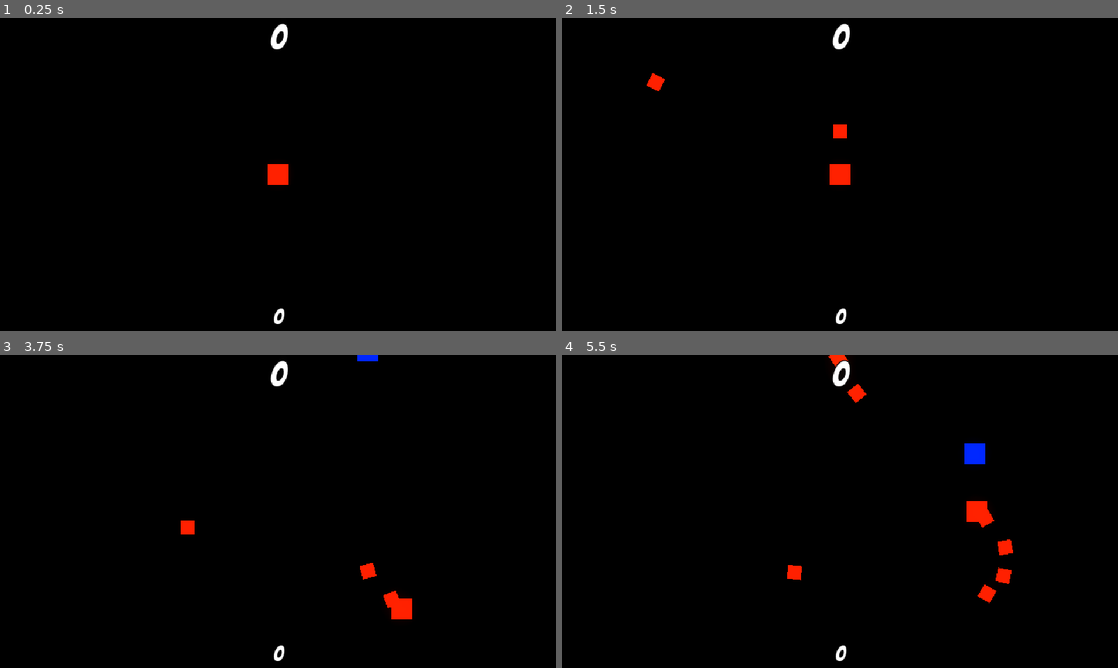
Above: before the commit, frames 1-4 (two rows, left to right).
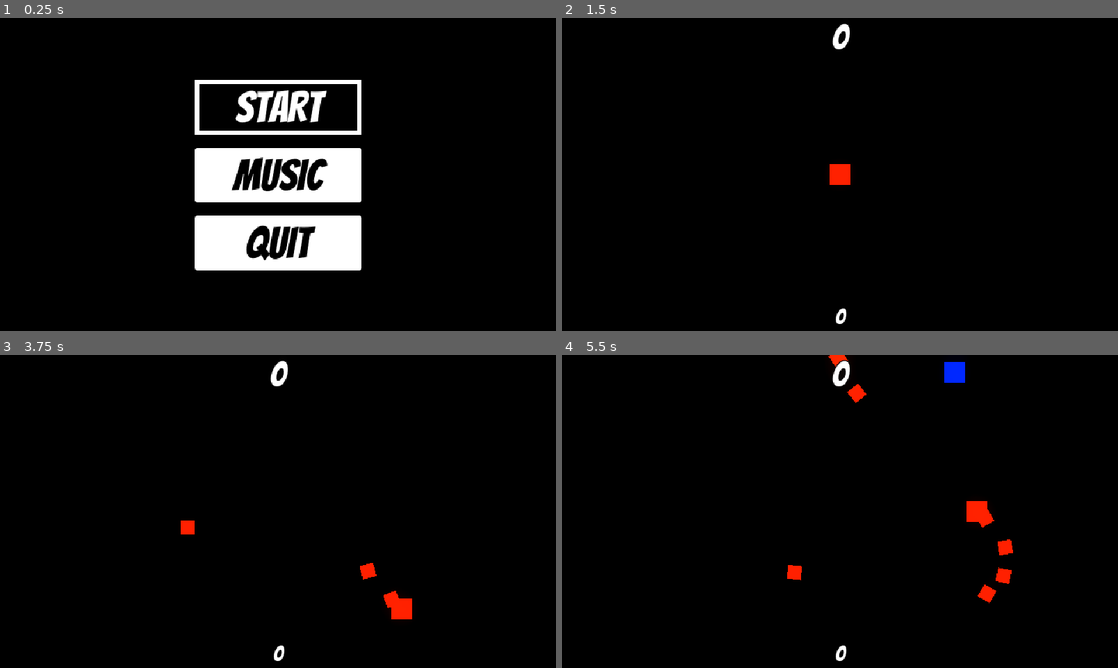
Above: after the commit, the same moments.

Repository: deoshreyas/Survive-The-Waves
Game: Godot game, scene res://Scenes/main_menu.tscn
The game is run twice, just before and just after one commit, with the same random seed, the same clock (stepped at 60 frames per second) and the same inputs. Before the commit the project starts from res://Scenes/world.tscn.
Inputs (mouse positions are in pixels of both pictures, inside the frame that each line leads up to):
- Up to frame 1 (0.25 s): no input
- Up to frame 2 (1.5 s): click (840, 174) at 0.5 s, where only the run after the commit has a clickable "MUSIC"; click (840, 105) at 1.25 s, where only the run after the commit has a clickable "START"
- Up to frame 3 (3.75 s): tap Enter at 2 s; move the mouse to (400, 495) at 2.02 s; press the mouse at (400, 495) at 2.03 s; hold Right (btn_right) 2.03-2.78 s; move the mouse to (166, 527) at 2.77 s; release the mouse at (166, 527) at 2.78 s; hold Down (btn_down) 2.78-3.53 s; click (166, 527) at 2.85 s; move the mouse to (333, 442) at 3.52 s; press the mouse at (333, 442) at 3.53 s; hold Right (btn_right) from 3.53 s (still down)
- Up to frame 4 (5.5 s): move the mouse to (812, 574) at 4.27 s; release Right (btn_right) at 4.28 s; release the mouse at (812, 574) at 4.28 s; hold Up (btn_up) 4.28-5.03 s; click (812, 574) at 4.35 s; move the mouse to (1006, 558) at 5.02 s; press the mouse at (1006, 558) at 5.03 s; hold Left (btn_left) from 5.03 s (still down)

The runs differ from the first frame. In frame 1, 11% of the frame differs, in the area x 35-65%, y 1-98%; in frame 2, 0.2%; in frame 3, less than 0.1%; in frame 4, 0.5%.

Commit message:
Add Main Menu, Add releases folder with finished game

Diff:
--- /dev/null
+++ b/Scenes/main_menu.tscn
@@ -0,0 +1,88 @@
+[gd_scene load_steps=8 format=3 uid="uid://cd1p3fsvg4j1"]
+
+[ext_resource type="Script" path="res://Scripts/main_menu.gd" id="1_obaok"]
+[ext_resource type="Theme" uid="uid://txwy6uf8dm5h" path="res://Scenes/main_menu_theme.tres" id="2_8cc13"]
+
+[sub_resource type="Theme" id="Theme_nip7t"]
+
+[sub_resource type="StyleBoxFlat" id="StyleBoxFlat_11b6n"]
+bg_color = Color(0, 0, 0, 1)
+border_width_left = 5
+border_width_top = 5
+border_width_right = 5
+border_width_bottom = 5
+
+[sub_resource type="StyleBoxFlat" id="StyleBoxFlat_gtje2"]
+bg_color = Color(0, 0, 0, 1)
+border_width_left = 5
+border_width_top = 5
+border_width_right = 5
+border_width_bottom = 5
+border_color = Color(1, 1, 1, 1)
+
+[sub_resource type="StyleBoxFlat" id="StyleBoxFlat_eyk7m"]
+bg_color = Color(0, 0, 0, 1)
+border_width_left = 5
+border_width_top = 5
+border_width_right = 5
+border_width_bottom = 5
+
+[sub_resource type="StyleBoxFlat" id="StyleBoxFlat_e7a3y"]
+bg_color = Color(0, 0, 0, 1)
+border_width_left = 5
+border_width_top = 5
+border_width_right = 5
+border_width_bottom = 5
+border_color = Color(1, 1, 1, 1)
+
+[node name="MainMenu" type="Control"]
+layout_mode = 3
+anchors_preset = 15
+anchor_right = 1.0
+anchor_bottom = 1.0
+grow_horizontal = 2
+grow_vertical = 2
+theme = SubResource("Theme_nip7t")
+script = ExtResource("1_obaok")
+
+[node name="VBoxContainer" type="VBoxContainer" parent="."]
+layout_mode = 1
+anchors_preset = 8
+anchor_left = 0.5
+anchor_top = 0.5
+anchor_right = 0.5
+anchor_bottom = 0.5
+offset_left = -96.0
+offset_top = -109.5
+offset_right = 96.0
+offset_bottom = 109.5
+grow_horizontal = 2
+grow_vertical = 2
+theme = ExtResource("2_8cc13")
+theme_override_constants/separation = 15
+
+[node name="StartButton" type="Button" parent="VBoxContainer"]
+layout_mode = 2
+focus_neighbor_top = NodePath("../QuitButton")
+focus_neighbor_bottom = NodePath("../MusicButton")
+theme_override_styles/hover = SubResource("StyleBoxFlat_11b6n")
+theme_override_styles/focus = SubResource("StyleBoxFlat_gtje2")
+text = "START"
+
+[node name="MusicButton" type="Button" parent="VBoxContainer"]
+layout_mode = 2
+theme_override_styles/hover = SubResource("StyleBoxFlat_eyk7m")
+theme_override_styles/focus = SubResource("StyleBoxFlat_e7a3y")
+text = "MUSIC"
+
+[node name="QuitButton" type="Button" parent="VBoxContainer"]
+layout_mode = 2
+focus_neighbor_top = NodePath("../MusicButton")
+focus_neighbor_bottom = NodePath("../StartButton")
+theme_override_styles/hover = SubResource("StyleBoxFlat_eyk7m")
+theme_override_styles/focus = SubResource("StyleBoxFlat_e7a3y")
+text = "QUIT"
+
+[connection signal="pressed" from="VBoxContainer/StartButton" to="." method="_on_start_button_pressed"]
+[connection signal="pressed" from="VBoxContainer/MusicButton" to="." method="_on_music_button_pressed"]
+[connection signal="pressed" from="VBoxContainer/QuitButton" to="." method="_on_quit_button_pressed"]
--- /dev/null
+++ b/Scenes/main_menu_theme.tres
@@ -0,0 +1,96 @@
+[gd_resource type="Theme" load_steps=7 format=3 uid="uid://txwy6uf8dm5h"]
+
+[ext_resource type="FontFile" uid="uid://0067x8byqdmo" path="res://Fonts/Font.ttf" id="1_krj8i"]
+
+[sub_resource type="StyleBoxFlat" id="StyleBoxFlat_jj3yc"]
+content_margin_left = 4.0
+content_margin_top = 4.0
+content_margin_right = 4.0
+content_margin_bottom = 4.0
+bg_color = Color(0.1, 0.1, 0.1, 0.3)
+corner_radius_top_left = 3
+corner_radius_top_right = 3
+corner_radius_bottom_right = 3
+corner_radius_bottom_left = 3
+corner_detail = 5
+
+[sub_resource type="StyleBoxFlat" id="StyleBoxFlat_wqb1d"]
+content_margin_left = 4.0
+content_margin_top = 4.0
+content_margin_right = 4.0
+content_margin_bottom = 4.0
+bg_color = Color(0, 0, 0, 1)
+draw_center = false
+border_width_left = 2
+border_width_top = 2
+border_width_right = 2
+border_width_bottom = 2
+corner_radius_top_left = 3
+corner_radius_top_right = 3
+corner_radius_bottom_right = 3
+corner_radius_bottom_left = 3
+corner_detail = 5
+expand_margin_left = 2.0
+expand_margin_top = 2.0
+expand_margin_right = 2.0
+expand_margin_bottom = 2.0
+
+[sub_resource type="StyleBoxFlat" id="StyleBoxFlat_ku15f"]
+content_margin_left = 4.0
+content_margin_top = 4.0
+content_margin_right = 4.0
+content_margin_bottom = 4.0
+bg_color = Color(0, 0, 0, 1)
+corner_radius_top_left = 3
+corner_radius_top_right = 3
+corner_radius_bottom_right = 3
+corner_radius_bottom_left = 3
+corner_detail = 5
+
+[sub_resource type="StyleBoxFlat" id="StyleBoxFlat_olj2l"]
+content_margin_left = 4.0
+content_margin_top = 4.0
+content_margin_right = 4.0
+content_margin_bottom = 4.0
+bg_color = Color(1, 1, 1, 1)
+corner_radius_top_left = 3
+corner_radius_top_right = 3
+corner_radius_bottom_right = 3
+corner_radius_bottom_left = 3
+corner_detail = 5
+
+[sub_resource type="StyleBoxFlat" id="StyleBoxFlat_wee7u"]
+content_margin_left = 4.0
+content_margin_top = 4.0
+content_margin_right = 4.0
+content_margin_bottom = 4.0
+bg_color = Color(0, 0, 0, 0.6)
+corner_radius_top_left = 3
+corner_radius_top_right = 3
+corner_radius_bottom_right = 3
+corner_radius_bottom_left = 3
+corner_detail = 5
+
+[resource]
+default_font = ExtResource("1_krj8i")
+Button/colors/font_color = Color(0, 0, 0, 1)
+Button/colors/font_disabled_color = Color(0.875, 0.875, 0.875, 0.5)
+Button/colors/font_focus_color = Color(1, 1, 1, 1)
+Button/colors/font_hover_color = Color(1, 1, 1, 1)
+Button/colors/font_hover_pressed_color = Color(1, 1, 1, 1)
+Button/colors/font_outline_color = Color(1, 1, 1, 1)
+Button/colors/font_pressed_color = Color(1, 1, 1, 1)
+Button/colors/icon_disabled_color = Color(1, 1, 1, 0.4)
+Button/colors/icon_focus_color = Color(1, 1, 1, 1)
+Button/colors/icon_hover_color = Color(1, 1, 1, 1)
+Button/colors/icon_hover_pressed_color = Color(1, 1, 1, 1)
+Button/colors/icon_normal_color = Color(1, 1, 1, 1)
+Button/colors/icon_pressed_color = Color(1, 1, 1, 1)
+Button/constants/h_separation = 2
+Button/constants/outline_size = 0
+Button/font_sizes/font_size = 50
+Button/styles/disabled = SubResource("StyleBoxFlat_jj3yc")
+Button/styles/focus = SubResource("StyleBoxFlat_wqb1d")
+Button/styles/hover = SubResource("StyleBoxFlat_ku15f")
+Button/styles/normal = SubResource("StyleBoxFlat_olj2l")
+Button/styles/pressed = SubResource("StyleBoxFlat_wee7u")
--- a/Scripts/Player.gd
+++ b/Scripts/Player.gd
@@ -40,6 +40,7 @@
 
 func _exit_tree():
 	Global.player = null
+	Global.save_game()
 
 func _on_hitbox_area_entered(area):
 	if area.is_in_group("Enemy"):
--- /dev/null
+++ b/Scripts/main_menu.gd
@@ -0,0 +1,20 @@
+extends Control
+
+var muted = false
+
+func _ready():
+	$VBoxContainer/StartButton.grab_focus()
+
+func _on_start_button_pressed():
+	get_tree().change_scene_to_file("res://Scenes/world.tscn")
+
+func _on_music_button_pressed():
+	if muted:
+		AudioServer.set_bus_mute(AudioServer.get_bus_index("Master"), false)
+		muted = false
+	else:
+		AudioServer.set_bus_mute(AudioServer.get_bus_index("Master"), true)
+		muted = true
+
+func _on_quit_button_pressed():
+	get_tree().quit()
--- a/project.godot
+++ b/project.godot
@@ -11,7 +11,7 @@
 [application]
 
 config/name="Survive The Waves"
-run/main_scene="res://Scenes/world.tscn"
+run/main_scene="res://Scenes/main_menu.tscn"
 config/features=PackedStringArray("4.0", "GL Compatibility")
 config/icon="res://icon.svg"
 
Not shown, added: export_presets.cfg
Not shown, added: Releases.zip
